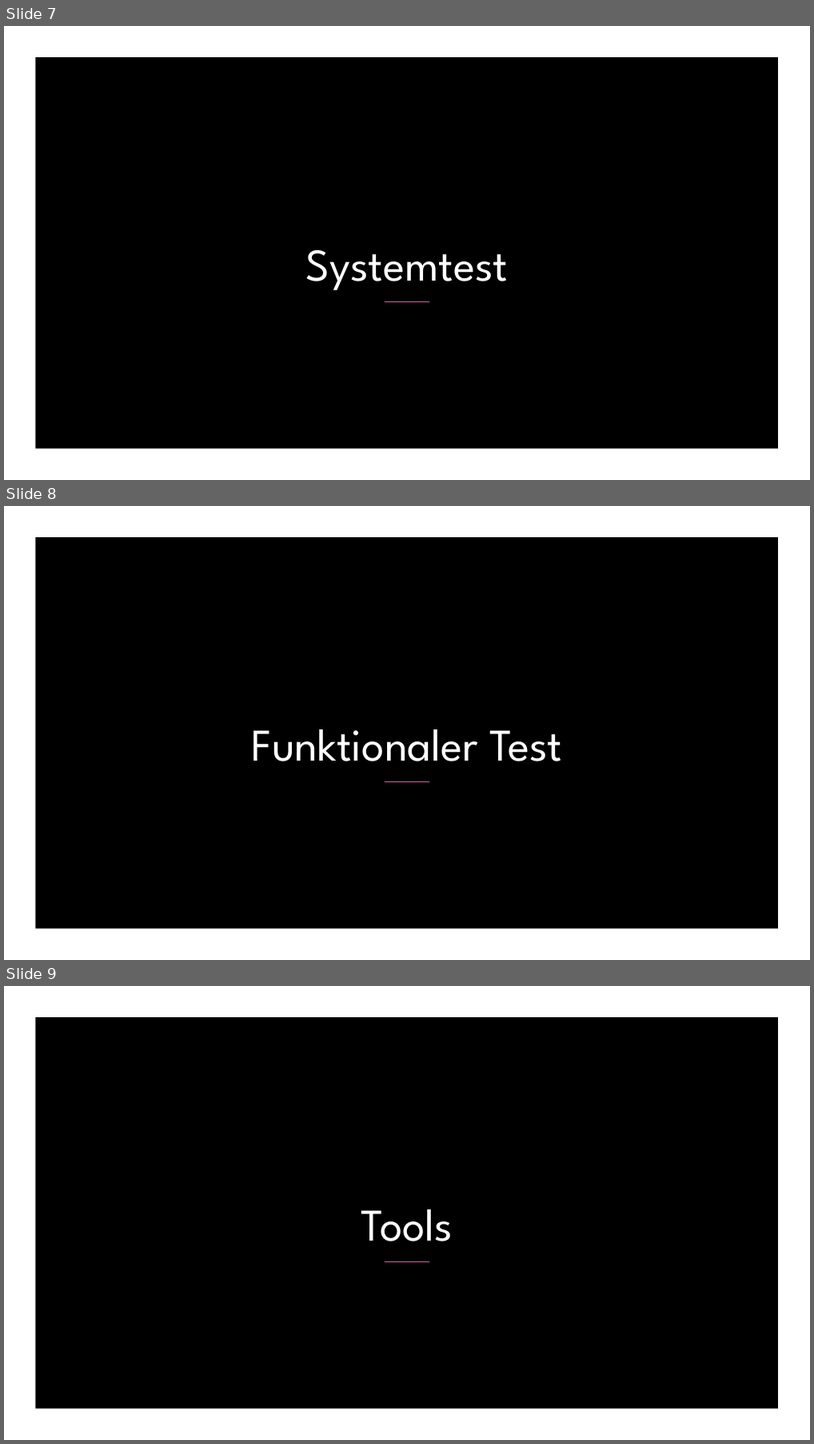
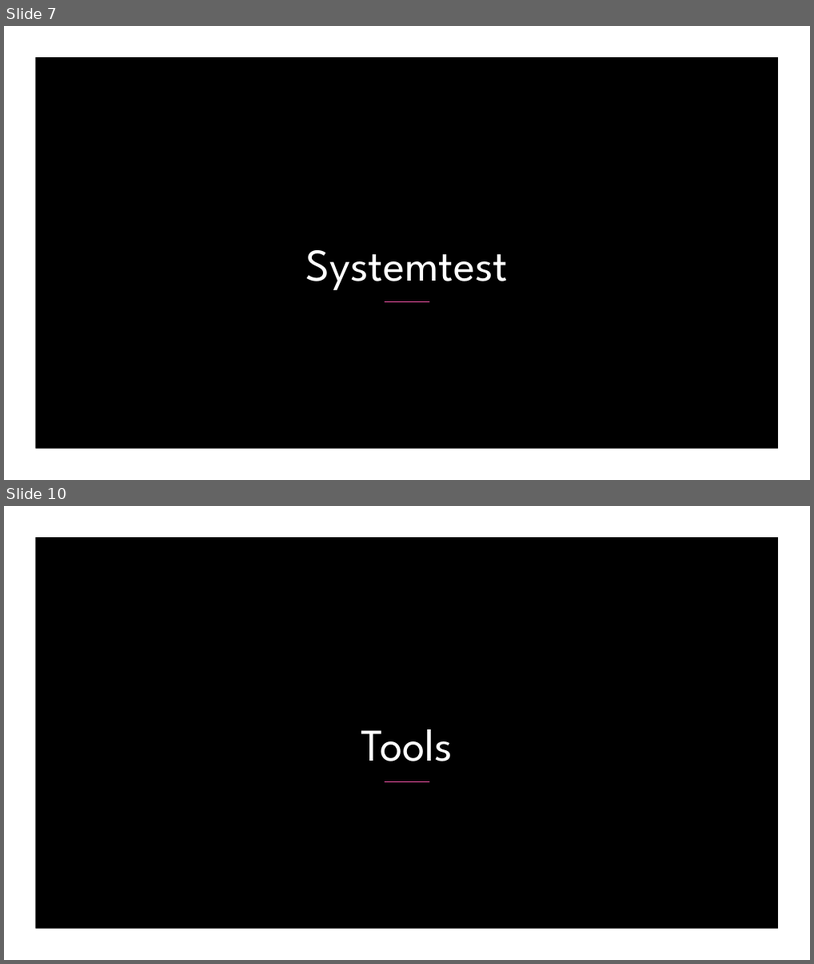
Before and after one commit to yourChoiceHO/Documentation, a slide deck: Präsentation/YourChoice.pptx. Shown one above the other, each under a label of ours: slides 7, 8 and 9 before the commit, slides 7 and 10 after it; the slides between them are not shown. The pictures are 814x1444 and 814x964 pixels, drawn with LibreOffice and Linux fonts; fonts in the diff are those of the drawing; background and template pictures are left out. Boxes give left, top, right and bottom in pixels: in the first picture for what was removed or moved away, otherwise in the second. Text is boxed around its words. In the diff, an @@ line names an element or a change of style, - is before the commit and + after.

```diff
--- a/Präsentation/YourChoice.pptx
+++ b/Präsentation/YourChoice.pptx
@@ slide 8 removed at (4, 506, 810, 960), background picture (left out); not listed: 4 template elements that a slide beside it also shows @@
@@ freeform shape removed at (4, 506, 810, 960) @@
@@ rectangle removed at (4, 506, 810, 960) @@
@@ freeform shape removed at (4, 506, 810, 960) @@
@@ rectangle removed at (694, 506, 740, 582) @@
@@ title removed at (252, 729, 562, 761) @@
-Funktionaler Test
@@ line removed from (385, 782) to (430, 782) @@
@@ what was slide 9 is now slide 10 @@
```
Also in this commit, not shown: 2 slides added.
